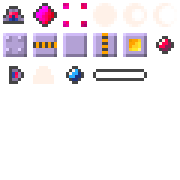
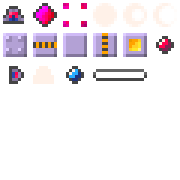
Revision of a layered 180 × 180 image; what changed, layer by layer:
painted on "Sprites" over [93, 69, 147, 75]
